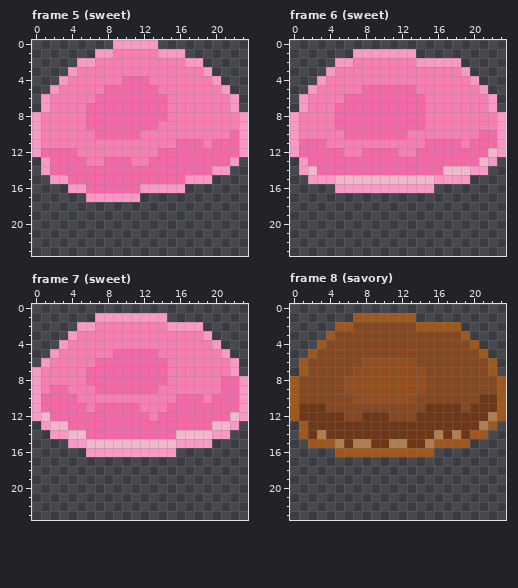
Two states of a pixel-art file, Assets/Art/Tilesets/mushroom.aseprite. The picture above is the old version.
24x24 pixels, 14 frames. Shown: frame 5 (sweet), frame 6 (sweet), frame 7 (sweet), frame 8 (savory). The commit also changed other frames, which this record leaves out.
The result:
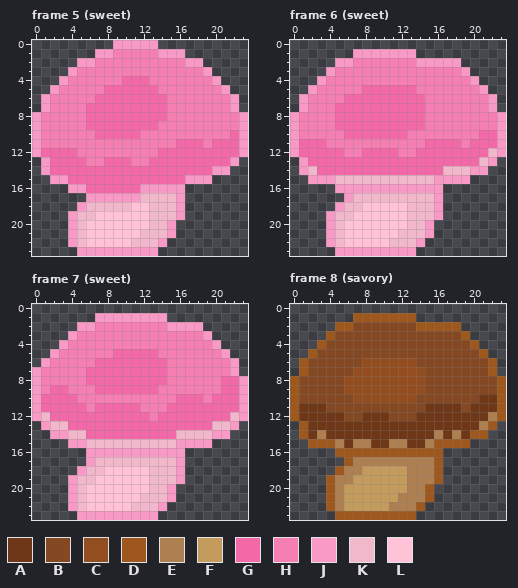
Palette (. is transparent): A #6e3717  B #844822  C #944d1e  D #9e581e  E #ad7f51  F #c39c5d  G #f368a7  H #f57fb2  J #f99ac6  K #f1b7ca  L #ffc2d6
Change:
layer "floating stem" now shown
--- frame 5 (sweet), layer "floating stem"
@@ x 0..23 @@
 16 ....JJGGGGGGJJJJJ.......
-17 ......JJJJJJ............
-18 ........................
-19 ........................
-20 ........................
-21 ........................
-22 ........................
-23 ........................
+17 ......JJJJJJKKKKJ.......
+18 .....JKKKKKLLKKKJ.......
+19 ....JKKLLLLLLKKKJ.......
+20 ....JKLLLLLLLKKJ........
+21 ....JKLLLLLLKKKJ........
+22 ....JKLLLLLKKKJ.........
+23 .....JJJJJJJJJ..........
--- frame 6 (sweet), layer "floating stem"
@@ x 0..23 @@
 15 ..JJJKKKKKKKKKKKJJJJ....
-16 .....JJJJJJJJJJJ........
-17 ........................
-18 ........................
-19 ........................
-20 ........................
-21 ........................
-22 ........................
-23 ........................
+16 .....JJJJJJJJJJJJ.......
+17 ......JKKKKKKKKKJ.......
+18 .....JKKLLLLLKKKJ.......
+19 ....JKKLLLLLLKKKJ.......
+20 ....JKLLLLLLLKKJ........
+21 ....JKLLLLLLKKKJ........
+22 ....JKLLLLLKKKJ.........
+23 .....JJJJJJJJJ..........
--- frame 7 (sweet), layer "floating stem"
@@ x 0..23 @@
 15 ....JJKKKKKKKKKKJJJJ....
-16 ......JJJJJJJJJJ........
-17 ........................
-18 ........................
-19 ........................
-20 ........................
-21 ........................
-22 ........................
-23 ........................
+16 ......JJJJJJJJJJJ.......
+17 ......JKKKKKKKKKJ.......
+18 .....JKKLLLLLKKKJ.......
+19 ....JKKLLLLLLKKKJ.......
+20 ....JKLLLLLLLKKJ........
+21 ....JKLLLLLLKKKJ........
+22 ....JKLLLLLKKKJ.........
+23 .....JJJJJJJJJ..........
--- frame 8 (savory), layer "floating stem"
@@ x 0..23 @@
 15 ..DDDEAEEAAEEAAEDDDD....
-16 .....DDDDDDDDDDD........
-17 ........................
-18 ........................
-19 ........................
-20 ........................
-21 ........................
-22 ........................
-23 ........................
+16 .....DDDDDDDDDDDD.......
+17 ......DEEEEEEEEED.......
+18 .....DEEFFFFFEEED.......
+19 ....DEEFFFFFFEEED.......
+20 ....DEFFFFFFFEED........
+21 ....DEFFFFFFEEED........
+22 ....DEFFFFFEEED.........
+23 .....DDDDDDDDD..........
Pixel boxes of the changes (left, top, right, bottom) in both pictures:
added: (68, 193, 185, 256)
added: (326, 184, 443, 256)
added: (68, 448, 185, 520)
added: (326, 448, 443, 520)
